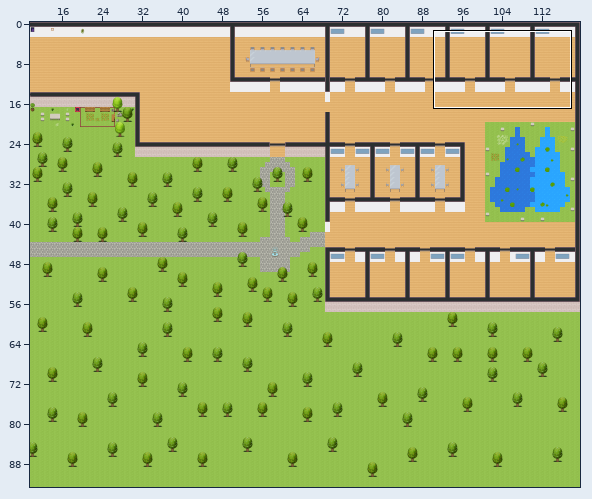
Level history. Tiled map (JSON): maps/map.tmj. Above, an overview of the earlier version with the close-up marked.
Close-up. Earlier state:
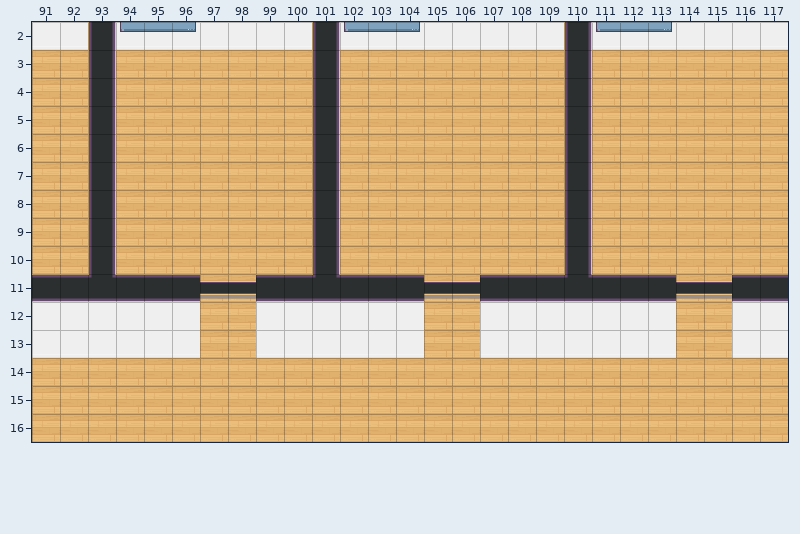
Cells are 32x32 px. Shown: x 91..117, y 2..16. The commit also changed other parts of the map, which this record leaves out.
After the commit:
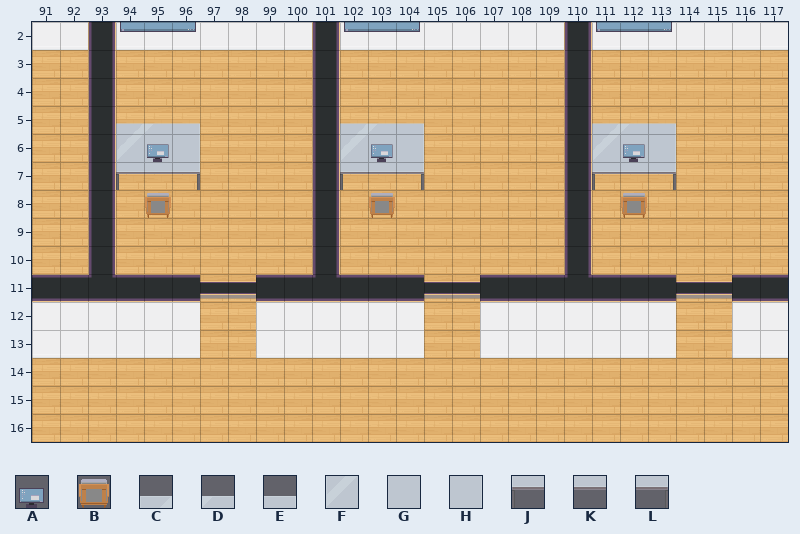
Key: from "WA_Miscellaneous": A 1; from "WA_Seats": B 99; from "WA_Tables": C 5, D 6, E 7, F 15, G 16, H 17, J 25, K 26, L 27.
_ is an empty cell.
Change:
{"where": "layer \"furniture/furniture2\""}
{"y":6,"x":94,"old":"___","new":"FGH"}
{"y":6,"x":102,"old":"___","new":"FGH"}
{"y":6,"x":111,"old":"___","new":"FGH"}
{"y":7,"x":94,"old":"___","new":"JKL"}
{"y":7,"x":102,"old":"___","new":"JKL"}
{"y":7,"x":111,"old":"___","new":"JKL"}
{"y":8,"x":95,"old":"_","new":"B"}
{"y":8,"x":103,"old":"_","new":"B"}
{"y":8,"x":112,"old":"_","new":"B"}
{"where": "layer \"furniture/furniture3\""}
{"y":6,"x":95,"old":"_","new":"A"}
{"y":6,"x":103,"old":"_","new":"A"}
{"y":6,"x":112,"old":"_","new":"A"}
{"where": "layer \"above/above2\""}
{"y":5,"x":94,"old":"___","new":"CDE"}
{"y":5,"x":102,"old":"___","new":"CDE"}
{"y":5,"x":111,"old":"___","new":"CDE"}
